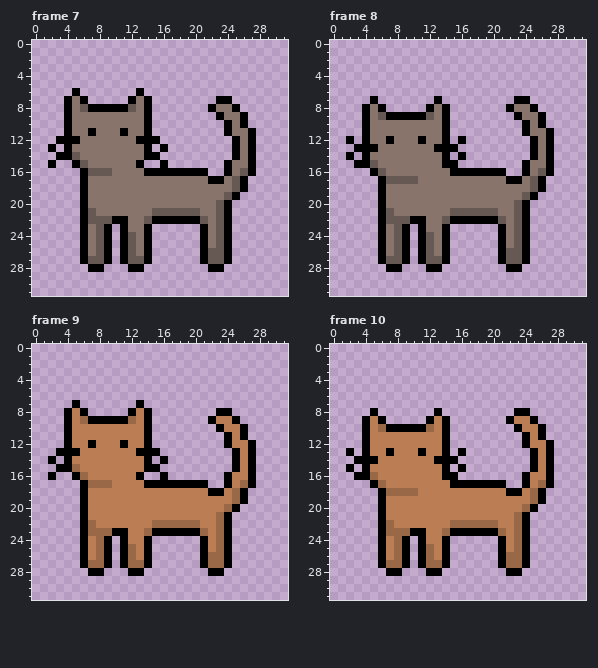
Two states of a pixel-art file, Assets/catAnimatedSmallAll.aseprite. The picture above is the old version.
32x32 pixels, 16 frames. Shown: frame 7, frame 8, frame 9, frame 10. The commit also changed other frames, which this record leaves out.
And afterwards:
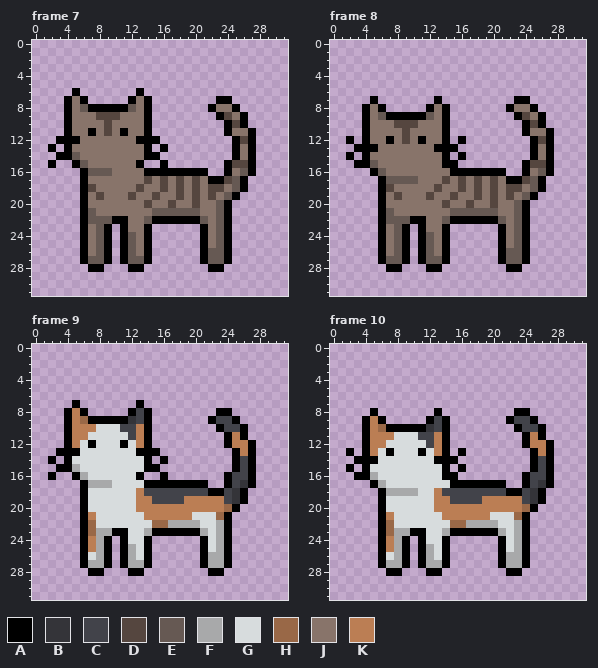
Palette (. is transparent): A #000000  B #343439  C #42434a  D #55463f  E #665953  F #a8a9aa  G #d7dcdd  H #996847  J #88746a  K #bb7e54
The commit says: cats updated and sex icons
The exact change:
Frame 7, layer "outline plus fill":
Colour D replaces colour J in row 9 at x 8 to 10 and 24; in row 10 at x 9 and 25; in row 11 at x 9; in row 12 at x 26; in row 15 at x 25 to 26; in row 17 at x 14, 16, 18, 20 and 24.
Colour D replaces colour J in row 18 at x 7, 13, 16, 18, 20 and 22 to 23; in row 19 at x 8, 12, 15, 18, 20 and 22; in row 20 at x 14, 17 and 20.
Frame 8, layer "outline plus fill":
Colour D replaces colour J in row 9 at x 24; in row 10 at x 8 to 10 and 25; in row 11 at x 9; in row 12 at x 9 and 26; in row 15 at x 25 to 26; in row 17 at x 14, 16, 18, 20 and 24.
Colour D replaces colour J in row 18 at x 7, 13, 16, 18, 20 and 22 to 23; in row 19 at x 8, 12, 15, 18, 20 and 22; in row 20 at x 14, 17 and 20.
Frame 9, layers "shading", "outline plus fill":
Colour B replaces colour H in row 9 at x 12; in row 17 at x 26; in rows 18 to 19 at x 25.
Colour C replaces colour K in row 8 at x 13; in row 9 at x 13 and 23 to 24; in row 10 at x 11 to 12 and 24 to 25; in row 11 at x 12; in rows 14 to 15 at x 26; in row 16 at x 25 to 26.
Colour C replaces colour K in row 17 at x 25; in row 18 at x 14 to 21 and 24; in row 19 at x 15 to 18 and 24.
Colour F replaces colour H in row 15 at x 5; in row 16 at x 6; in row 17 at x 7 to 9; in row 22 at x 17 to 20 and 23; in row 23 at x 8 to 9, 14, 21 and 23; in row 24 at x 8 and 23.
Colour F replaces colour H in row 25 at x 8, 12 and 23; in row 26 at x 8, 12 and 22 to 23; in row 27 at x 7 to 8, 12 to 13 and 22 to 23.
Colour G replaces colour K in row 10 at x 8 to 10; in row 11 at x 7 to 11; in row 12 at x 6, 8 to 10 and 12; in row 13 at x 6 to 12; in row 14 at x 5 to 13; in row 15 at x 6 to 13.
Colour G replaces colour K in row 16 at x 7 to 12; in row 17 at x 10 to 13; in rows 18 to 20 at x 7 to 12; in row 21 at x 8 to 13 and 20 to 22; in row 22 at x 8 to 14 and 21 to 22; in rows 23 to 24 at x 12 to 13 and 22.
Colour G replaces colour K in row 25 at x 13 and 22; in row 26 at x 7 and 13.
Frame 10, layers "shading", "outline plus fill":
Colour B replaces colour H in row 10 at x 12; in row 17 at x 26; in rows 18 to 19 at x 25.
Colour C replaces colour K in row 9 at x 13 and 23 to 24; in row 10 at x 13 and 24 to 25; in row 11 at x 11 to 12; in row 12 at x 12; in rows 14 to 15 at x 26; in row 16 at x 25 to 26.
Colour C replaces colour K in row 17 at x 25; in row 18 at x 14 to 21 and 24; in row 19 at x 15 to 18 and 24.
Colour F replaces colour H in row 16 at x 5; in row 17 at x 6; in row 18 at x 7 to 10; in row 22 at x 17 to 20 and 23; in row 23 at x 8 to 9, 14, 21 and 23; in row 24 at x 8 and 23.
Colour F replaces colour H in row 25 at x 8, 12 and 23; in row 26 at x 8, 12 and 22 to 23; in row 27 at x 7 to 8, 12 to 13 and 22 to 23.
Colour G replaces colour K in row 11 at x 8 to 10; in row 12 at x 7 to 11; in row 13 at x 6, 8 to 10 and 12; in row 14 at x 6 to 12; in row 15 at x 5 to 13; in row 16 at x 6 to 13.
Colour G replaces colour K in row 17 at x 7 to 14; in row 18 at x 11 to 12; in rows 19 to 20 at x 7 to 12; in row 21 at x 8 to 13 and 20 to 22; in row 22 at x 8 to 14 and 21 to 22; in rows 23 to 24 at x 12 to 13 and 22.
Colour G replaces colour K in row 25 at x 13 and 22; in row 26 at x 7 and 13.
Where, in picture pixels (left, top, right, bottom), the same in both pictures:
changed: (96, 112, 120, 136)
changed: (128, 112, 248, 208)
changed: (88, 184, 104, 200)
changed: (386, 112, 546, 208)
changed: (72, 408, 248, 568)
changed: (370, 416, 546, 568)
